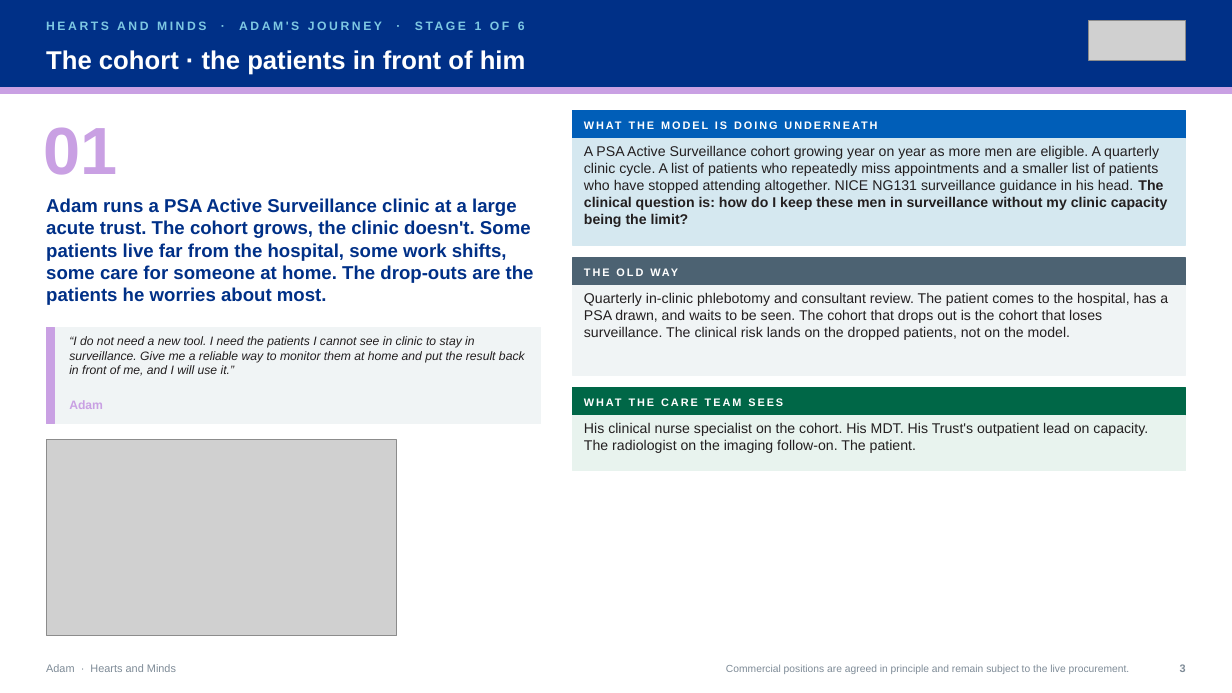
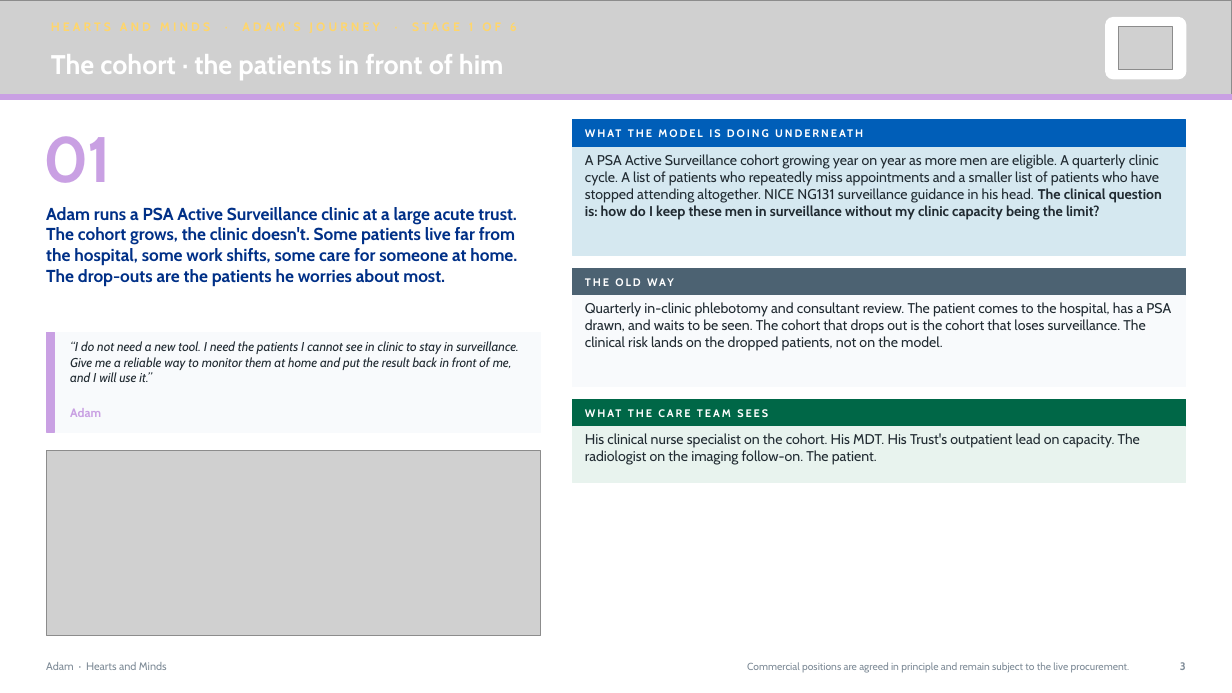
Before and after one commit to ScottEason1967/dtx-ecosystem, a slide deck: slide 3 of hearts-and-minds/journey-decks/hm-journey-adam-v1.pptx. Drawn at 1232x693 pixels with LibreOffice and Linux fonts; fonts in the diff are those of the drawing; grey boxes stand for pictures. Boxes give left, top, right and bottom in pixels: in the first picture for what was removed or moved away, otherwise in the second. Text is boxed around its words. In the diff, an @@ line names an element or a change of style, - is before the commit and + after.

```diff
--- a/hearts-and-minds/journey-decks/hm-journey-adam-v1.pptx
+++ b/hearts-and-minds/journey-decks/hm-journey-adam-v1.pptx
@@ rectangle removed at (x1=0, y1=0, x2=1232, y2=88) @@
@@ picture added at (x1=0, y1=0, x2=1232, y2=94) @@
@@ text removed at (x1=46, y1=21, x2=525, y2=30) @@
-HEARTS AND MINDS · ADAM'S JOURNEY · STAGE 1 OF 6
@@ rounded rectangle added at (x1=1106, y1=18, x2=1187, y2=79), fill #FFFFFF, outline #FFFFFF 1 pt @@
@@ picture resized from (x1=1089, y1=20, x2=1186, y2=60) to (x1=1119, y1=27, x2=1174, y2=69) @@
@@ text "The cohort · the patients ..." at (x1=51, y1=54, x2=504, y2=80): size 20 to 21 pt, font Arial to Cabin @@
@@ rectangle moved from (x1=0, y1=88, x2=1232, y2=93) to (x1=0, y1=94, x2=1232, y2=100) @@
@@ text "01" at (x1=43, y1=136, x2=111, y2=183): size 52 to 50 pt, font Arial to Cabin, letter spacing 0 to -1 pt @@
@@ text "Adam runs a PSA Active ..." moved from (x1=46, y1=198, x2=534, y2=305) to (x1=46, y1=207, x2=517, y2=287) @@
@@ text "Adam runs a PSA Active ..." at (x1=46, y1=207, x2=517, y2=287): size 14.5 to 13.5 pt, font Arial to Cabin @@
@@ 7 texts, 6 rectangles moved together from (x1=43, y1=111, x2=1186, y2=470) to (x1=43, y1=119, x2=1186, y2=482) @@
@@ rectangle at (x1=573, y1=296, x2=1186, y2=386): fill #F0F4F5 to #F8FAFC; outline #F0F4F5 1 pt to #F8FAFC 1 pt @@
@@ rectangle resized from (x1=46, y1=328, x2=55, y2=423) to (x1=46, y1=333, x2=55, y2=433) @@
@@ rectangle resized from (x1=46, y1=328, x2=541, y2=423) to (x1=46, y1=333, x2=541, y2=433) @@
@@ rectangle at (x1=46, y1=333, x2=541, y2=433): fill #F0F4F5 to #F8FAFC; outline #F0F4F5 1 pt to #F8FAFC 1 pt @@
@@ text "“I do not need a ..." at (x1=70, y1=341, x2=519, y2=382): size 9.5 to 10 pt, font Arial to Cabin, text colour #231F20 to #212B32 @@
@@ text "Adam" moved from (x1=69, y1=400, x2=103, y2=409) to (x1=70, y1=408, x2=101, y2=417) @@
@@ font Arial to Cabin, text colour #231F20 to #212B32 in 3 elements at (x1=585, y1=154, x2=1162, y2=219), (x1=585, y1=302, x2=1171, y2=351), (x1=585, y1=433, x2=1140, y2=465) @@
@@ picture resized from (x1=46, y1=440, x2=397, y2=636) to (x1=46, y1=450, x2=541, y2=636) @@
@@ font Arial to Cabin in 7 elements at (x1=70, y1=408, x2=101, y2=417), (x1=585, y1=119, x2=1174, y2=147), (x1=647, y1=278, x2=674, y2=286), (x1=585, y1=399, x2=1174, y2=427), (x1=1180, y1=662, x2=1186, y2=670), (x1=747, y1=662, x2=1130, y2=672), (x1=46, y1=662, x2=167, y2=670) @@
@@ text "Commercial positions are agreed in ..." moved from (x1=726, y1=664, x2=1130, y2=674) to (x1=747, y1=662, x2=1130, y2=672) @@
```
Also in this commit, not shown: 8 other slides changed, 57 other files.
